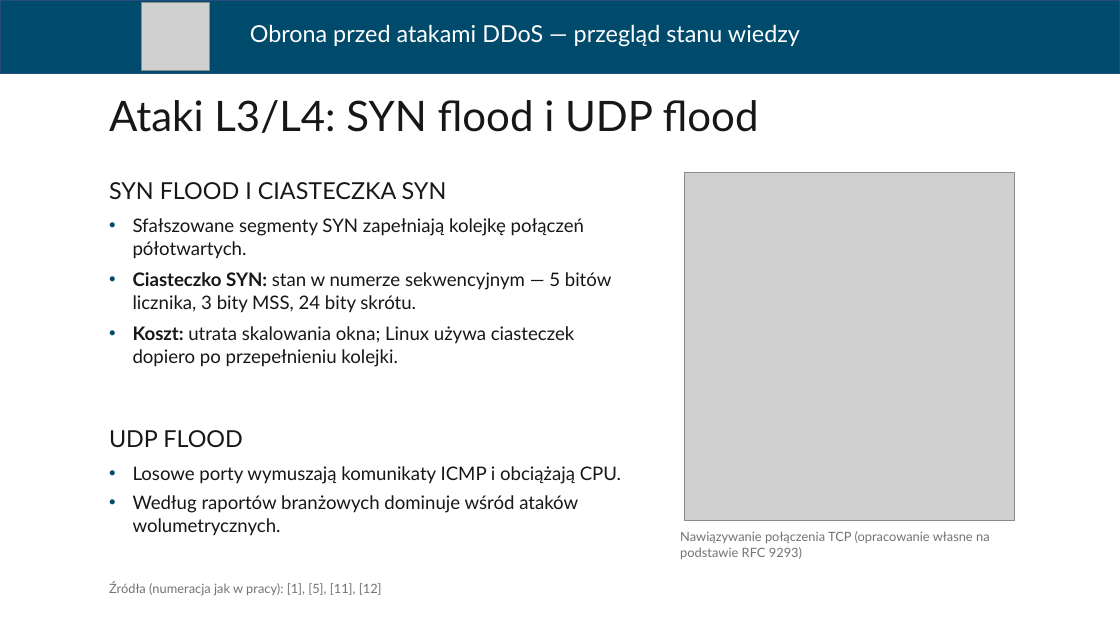
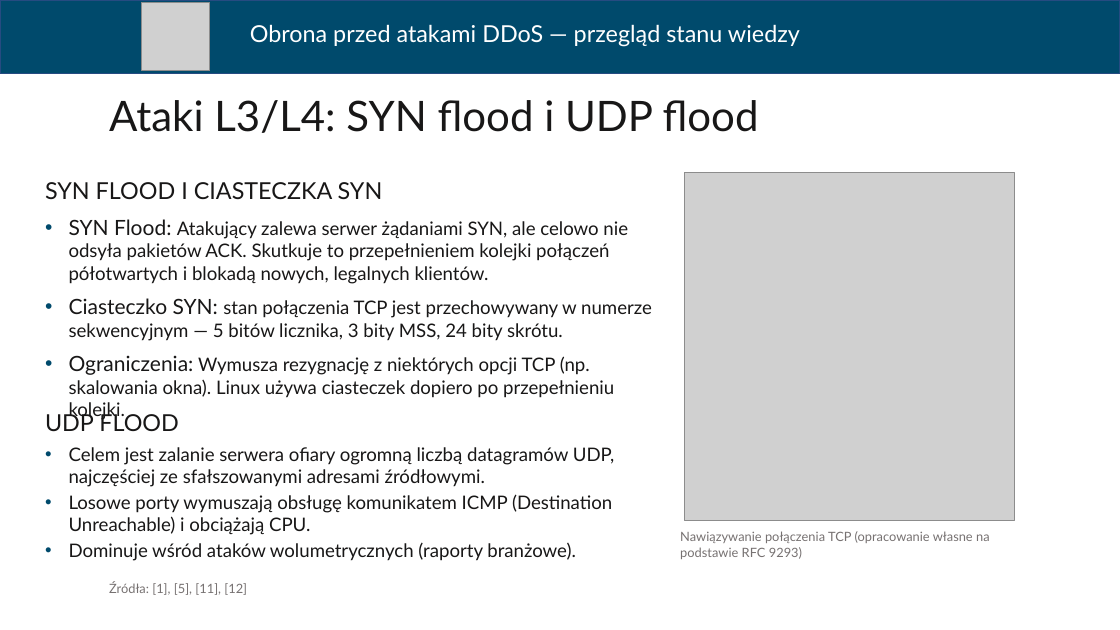
Before and after one commit to ArturBrogowicz/code, a slide deck: slide 6 of presentation/Prezentacja_WEiTI_PL.pptx. Drawn at 1120x630 pixels with LibreOffice and Linux fonts; fonts in the diff are those of the drawing; grey boxes stand for pictures. Boxes give left, top, right and bottom in pixels: in the first picture for what was removed or moved away, otherwise in the second. Text is boxed around its words. In the diff, an @@ line names an element or a change of style, - is before the commit and + after.

```diff
--- a/presentation/Prezentacja_WEiTI_PL.pptx
+++ b/presentation/Prezentacja_WEiTI_PL.pptx
@@ text "SYN FLOOD I CIASTECZKA SYN": place and size @@
-text "SYN FLOOD I CIASTECZKA SYN" at <box>109,182,447,199</box>
+text "SYN FLOOD I CIASTECZKA SYN" at <box>45,182,383,199</box>
@@ text at <box>69,219,652,420</box>: text changed @@
-• Sfałszowane segmenty SYN zapełniają kolejkę połączeń półotwartych.
-• Ciasteczko SYN: stan w numerze sekwencyjnym — 5 bitów licznika, 3 bity MSS, 24 bity skrótu.
-• Koszt: utrata skalowania okna; Linux używa ciasteczek dopiero po przepełnieniu kolejki.
+• SYN Flood: Atakujący zalewa serwer żądaniami SYN, ale celowo nie odsyła pakietów ACK. Skutkuje to przepełnieniem kolejki połączeń półotwartych i blokadą nowych, legalnych klientów.
+• Ciasteczko SYN: stan połączenia TCP jest przechowywany w numerze sekwencyjnym — 5 bitów licznika, 3 bity MSS, 24 bity skrótu.
+• Ograniczenia: Wymusza rezygnację z niektórych opcji TCP (np. skalowania okna). Linux używa ciasteczek dopiero po przepełnieniu kolejki.
@@ text "UDP FLOOD": place and size @@
-text "UDP FLOOD" at <box>109,430,243,448</box>
+text "UDP FLOOD" at <box>45,411,179,432</box>
@@ text at <box>69,447,614,561</box>: text changed @@
-• Losowe porty wymuszają komunikaty ICMP i obciążają CPU.
-• Według raportów branżowych dominuje wśród ataków wolumetrycznych.
+• Celem jest zalanie serwera ofiary ogromną liczbą datagramów UDP, najczęściej ze sfałszowanymi adresami źródłowymi.
+• Losowe porty wymuszają obsługę komunikatem ICMP (Destination Unreachable) i obciążają CPU.
+• Dominuje wśród ataków wolumetrycznych (raporty branżowe).
@@ text at <box>109,581,247,595</box>: text changed @@
-Źródła (numeracja jak w pracy): [1], [5], [11], [12]
+Źródła: [1], [5], [11], [12]
```
Also in this commit, not shown: 17 other slides changed, 1 slide added.
